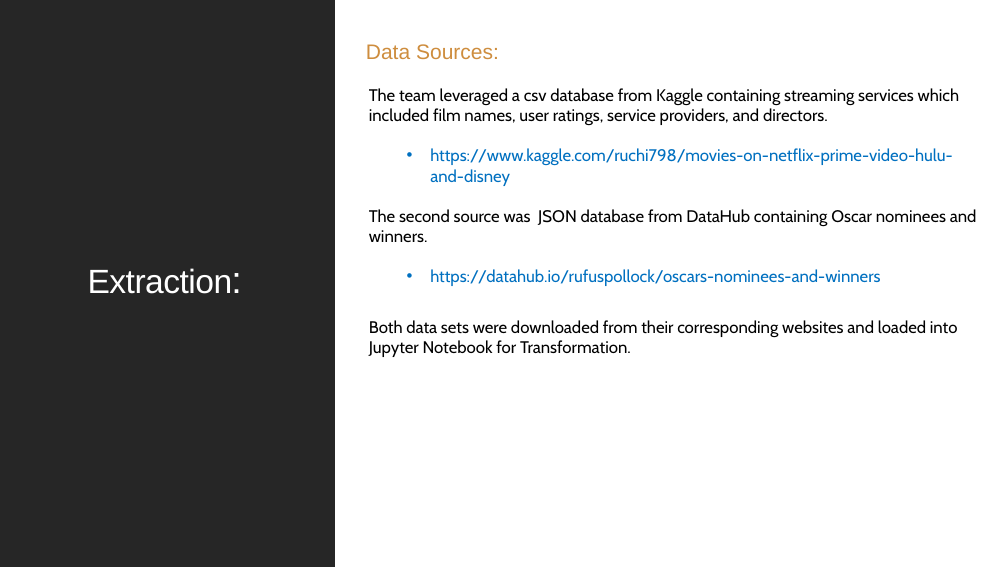
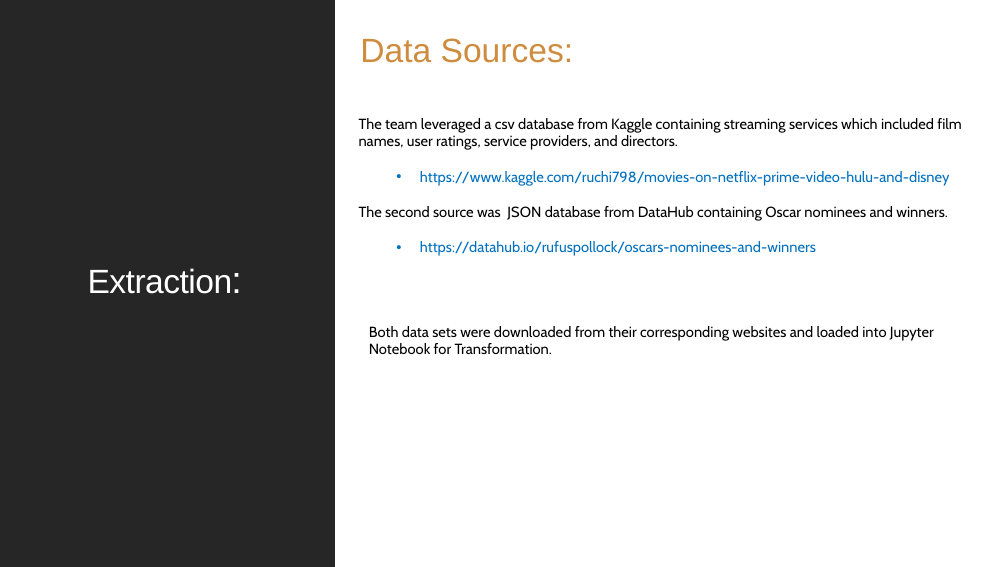
Before and after one commit to LJeanParrish/Oscars-Ratings-and-Films-Oh-Py, a slide deck: slide 3 of DRAFT Presentation.pptx. Drawn at 1008x567 pixels with LibreOffice and Linux fonts; fonts in the diff are those of the drawing. Boxes give left, top, right and bottom in pixels: in the first picture for what was removed or moved away, otherwise in the second. Text is boxed around its words. In the diff, an @@ line names an element or a change of style, - is before the commit and + after.

```diff
--- a/DRAFT Presentation.pptx
+++ b/DRAFT Presentation.pptx
@@ text "Data Sources:" at (360,38,574,63): size 20 to 32 pt @@
@@ text "The team leveraged a csv ..." at (359,118,961,256): size 16 to 14 pt @@
@@ text "The team leveraged a csv ...": place and size @@
-text "The team leveraged a csv ..." at (369,88,977,286)
+text "The team leveraged a csv ..." at (359,118,961,256)
@@ text "Both data sets were downloaded ..." at (369,326,934,354): size 16 to 14 pt @@
```
Also in this commit, not shown: 1 other slide changed, 3 slides added, 1 slide removed, 1 other file.
